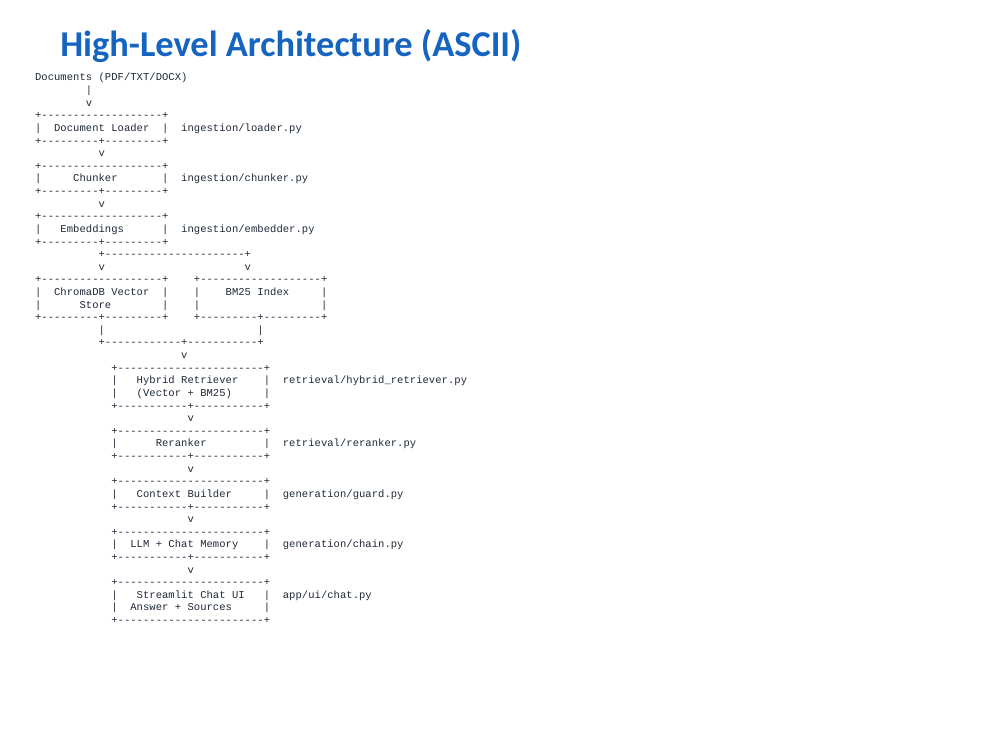
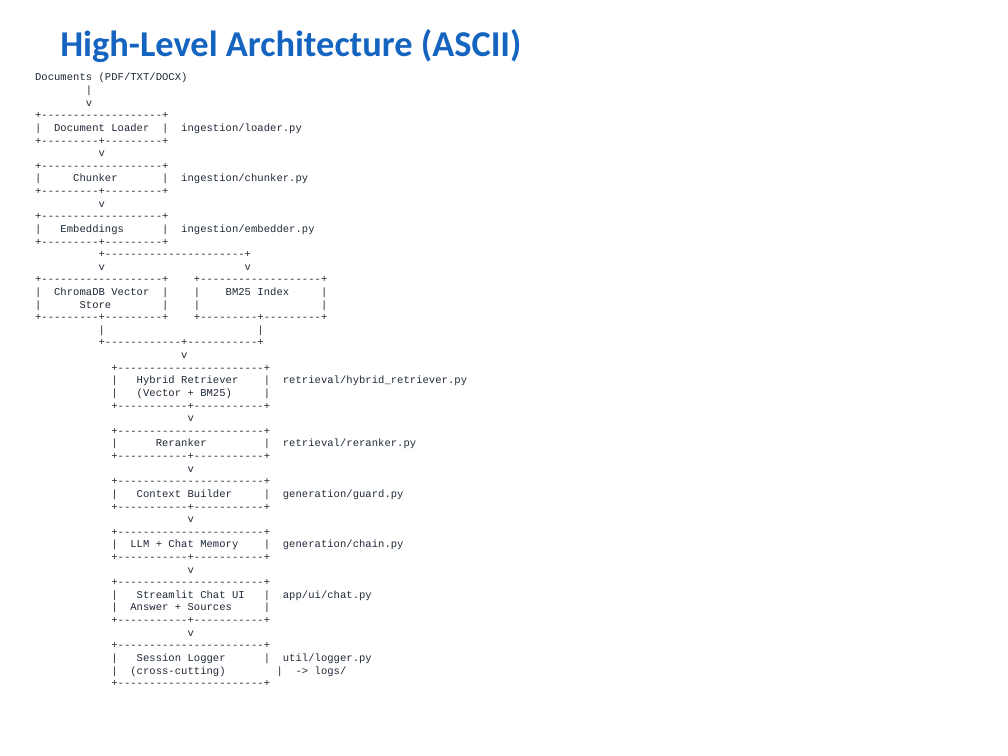
Before and after one commit to vivekkumar-io/iit-patna, a slide deck: slide 5 of SubmissionDocument/Enterprise_Knowledge_Assistant_Vivek_kumar.pptx. Drawn at 1008x756 pixels with LibreOffice and Linux fonts; fonts in the diff are those of the drawing. Boxes give left, top, right and bottom in pixels: in the first picture for what was removed or moved away, otherwise in the second. Text is boxed around its words. In the diff, an @@ line names an element or a change of style, - is before the commit and + after.

```diff
--- a/SubmissionDocument/Enterprise_Knowledge_Assistant_Vivek_kumar.pptx
+++ b/SubmissionDocument/Enterprise_Knowledge_Assistant_Vivek_kumar.pptx
@@ text at box(130, 654, 372, 676): paragraphs added @@
+| Session Logger | util/logger.py
+| (cross-cutting) | -> logs/
++-----------------------+
@@ text at box(188, 630, 194, 636): paragraphs added @@
++-----------+-----------+
+v
```
Also in this commit, not shown: 6 other slides changed, 1 slide added, 27 other files.
